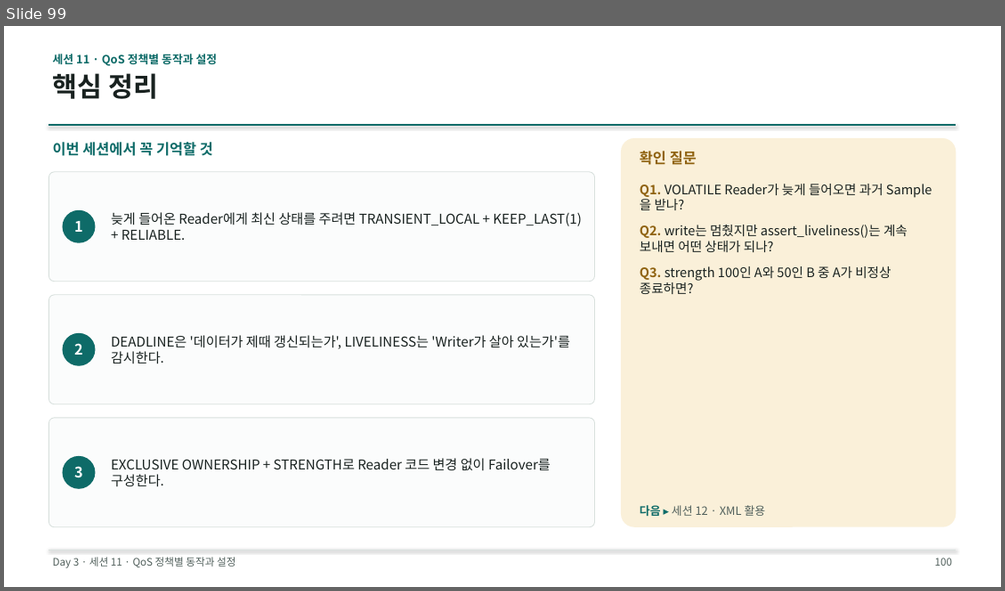
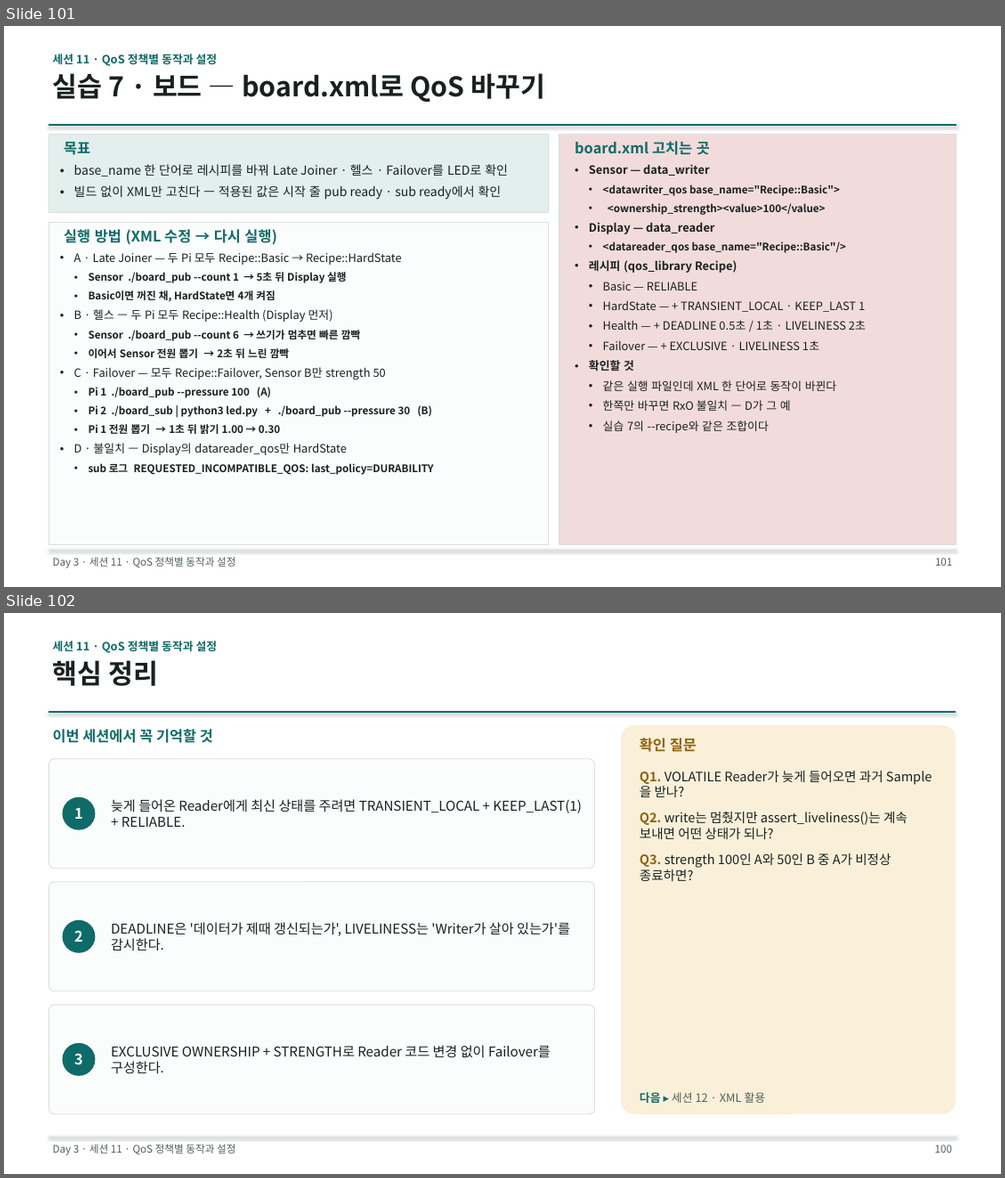
Before and after one commit to IntellectusCorp/int2DDS-lecture, a slide deck: int2dds-lecture-for-beginner.pptx. Shown one above the other, each under a label of ours: slide 99 before the commit, slides 101 and 102 after it. The pictures are 1005x591 and 1005x1178 pixels, drawn with LibreOffice and Linux fonts; fonts in the diff are those of the drawing. Boxes give left, top, right and bottom in pixels: in the first picture for what was removed or moved away, otherwise in the second. Text is boxed around its words. In the diff, an @@ line names an element or a change of style, - is before the commit and + after.

Commit message:
FEAT: Add Raspberry Pi board labs and remove C lab sources
- Add board_pub / board_sub, board.xml and led.py (LED display of instance state)
- Fetch int2DDS from the GitHub develop branch instead of a local path
- Remove the old C labs (dds-lecture-src)
- Update README and slides for the board labs

```diff
--- a/int2dds-lecture-for-beginner.pptx
+++ b/int2dds-lecture-for-beginner.pptx
@@ slide 101 added at (4, 26, 1001, 587), background #FFFFFF @@
@@ text added at (53, 73, 546, 102), 26 pt, text #18211F, bold @@
+실습 7 · 보드 — board.xml로 QoS 바꾸기
@@ text added at (53, 54, 218, 66), 11 pt, text #0E6B68, bold @@
+세션 11 · QoS 정책별 동작과 설정
@@ line added from (48, 125) to (956, 125), #0E6B68 1.5 pt @@
@@ rectangle added at (48, 135, 549, 212), fill #E2EFED, outline #D8E0DD 1 pt @@
@@ text added at (64, 142, 90, 155), 14 pt, text #0E6B68, bold @@
+목표
@@ rectangle added at (559, 135, 956, 544), fill #F2DCDB, outline #D8E0DD 1 pt @@
@@ text added at (574, 141, 710, 155), 14 pt, text #0E6B68, bold @@
+board.xml 고치는 곳
@@ text added at (74, 164, 508, 200), 12 pt, text #18211F @@
+• base_name 한 단어로 레시피를 바꿔 Late Joiner · 헬스 · Failover를 LED로 확인
+• 빌드 없이 XML만 고친다 — 적용된 값은 시작 줄 pub ready · sub ready에서 확인
@@ text added at (589, 164, 866, 433), 11 pt, text #18211F, bold @@
+• Sensor — data_writer
+• <datawriter_qos base_name="Recipe::Basic">
+• <ownership_strength><value>100</value>
+• Display — data_reader
+• <datareader_qos base_name="Recipe::Basic"/>
+• 레시피 (qos_library Recipe)
+• Basic — RELIABLE
+• HardState — + TRANSIENT_LOCAL · KEEP_LAST 1
+• Health — + DEADLINE 0.5초 / 1초 · LIVELINESS 2초
+• Failover — + EXCLUSIVE · LIVELINESS 1초
+• 확인할 것
+• 같은 실행 파일인데 XML 한 단어로 동작이 바뀐다
+• 한쪽만 바꾸면 RxO 불일치 — D가 그 예
+• 실습 7의 --recipe와 같은 조합이다
@@ rectangle added at (48, 222, 549, 544), fill #FBFCFC, outline #D8E0DD 1 pt @@
@@ text added at (64, 229, 276, 244), 14 pt, text #0E6B68, bold @@
+실행 방법 (XML 수정 → 다시 실행)
@@ text added at (74, 253, 434, 475), 10 pt, text #18211F, bold @@
+• A · Late Joiner — 두 Pi 모두 Recipe::Basic → Recipe::HardState
+• Sensor ./board_pub --count 1 → 5초 뒤 Display 실행
+• Basic이면 꺼진 채, HardState면 4개 켜짐
+• B · 헬스 — 두 Pi 모두 Recipe::Health (Display 먼저)
+• Sensor ./board_pub --count 6 → 쓰기가 멈추면 빠른 깜빡
+• 이어서 Sensor 전원 뽑기 → 2초 뒤 느린 깜빡
+• C · Failover — 모두 Recipe::Failover, Sensor B만 strength 50
+• Pi 1 ./board_pub --pressure 100 (A)
+• Pi 2 ./board_sub | python3 led.py + ./board_pub --pressure 30 (B)
+• Pi 1 전원 뽑기 → 1초 뒤 밝기 1.00 → 0.30
+• D · 불일치 — Display의 datareader_qos만 HardState
+• sub 로그 REQUESTED_INCOMPATIBLE_QOS: last_policy=DURABILITY
@@ line added from (48, 549) to (956, 549), #D8E0DD 0.75 pt @@
@@ text added at (53, 556, 235, 568), 10 pt, text #51605C @@
+Day 3 · 세션 11 · QoS 정책별 동작과 설정
@@ page number added at (935, 557, 952, 565), 10 pt, text #51605C @@
+101
@@ what was slide 99 is now slide 102 @@
```
Also in this commit, not shown: 10 slides changed, 3 other slides added, 43 other files.
